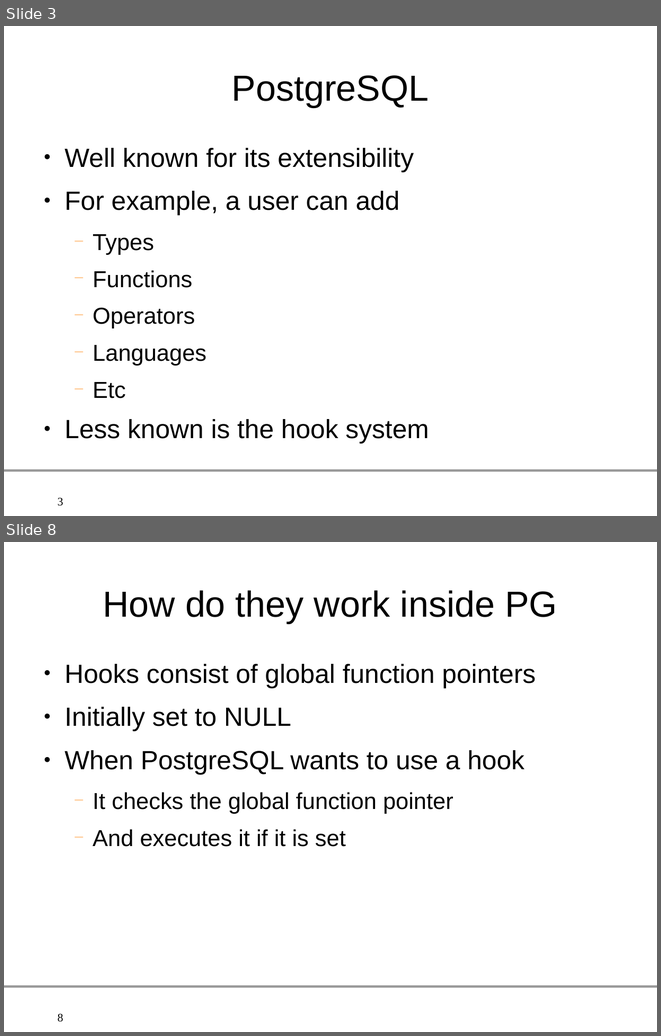
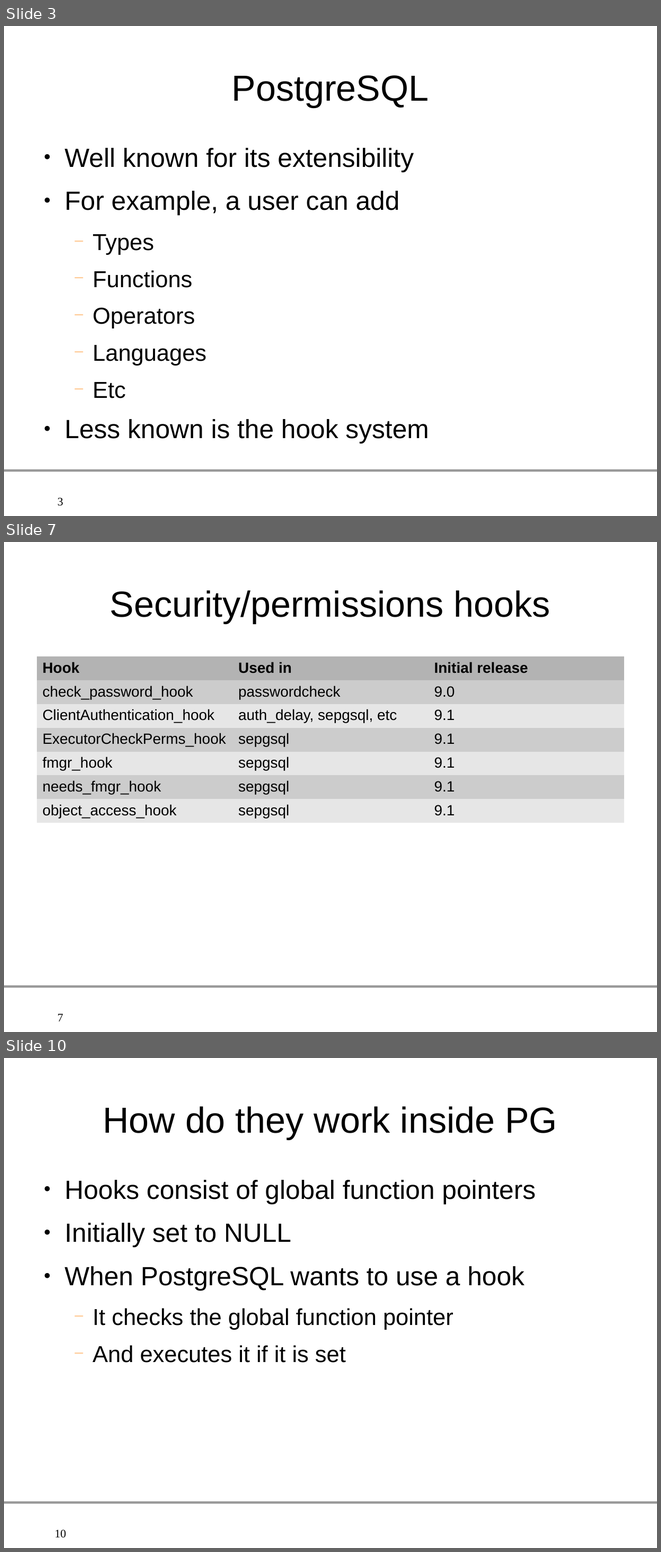
Before and after one commit to gleu/Hooks-in-PostgreSQL, a slide deck: hooks_in_postgresql.odp. Shown one above the other, each under a label of ours: slides 3 and 8 before the commit, slides 3, 7 and 10 after it; the slides between them are not shown. The pictures are 661x1036 and 661x1552 pixels, drawn with LibreOffice and Linux fonts; fonts in the diff are those of the drawing; background and template pictures are left out. Boxes give left, top, right and bottom in pixels: in the first picture for what was removed or moved away, otherwise in the second. Text is boxed around its words. In the diff, an @@ line names an element or a change of style, - is before the commit and + after.

Commit message:
Change the hook list
I had three tables with a bunch of unclassified hooks. Now, each table is a
category, and there are four categories: planner, executor,
security/permissions, and PL/pgsql. It's easier to understand it this way.

```diff
--- a/hooks_in_postgresql.odp
+++ b/hooks_in_postgresql.odp
@@ slide 7 added at <box>4,542,657,1032</box>, background #FFFFFF; not listed: 2 template elements that a slide beside it also shows @@
@@ title added at <box>110,590,550,624</box>, 44 pt, text #000000 @@
+Security/permissions hooks
@@ table added at <box>36,657,625,820</box>, 7 rows, 3 columns @@
+Hook | Used in | Initial release
+check_password_hook | passwordcheck | 9.0
+ClientAuthentication_hook | auth_delay, sepgsql, etc | 9.1
+ExecutorCheckPerms_hook | sepgsql | 9.1
+fmgr_hook | sepgsql | 9.1
+needs_fmgr_hook | sepgsql | 9.1
+object_access_hook | sepgsql | 9.1
@@ what was slide 8 is now slide 10 @@
@@ page number at <box>55,1530,67,1538</box>: text changed @@
-8
+10
```
Also in this commit, not shown: 4 slides changed, 1 other slide added.
